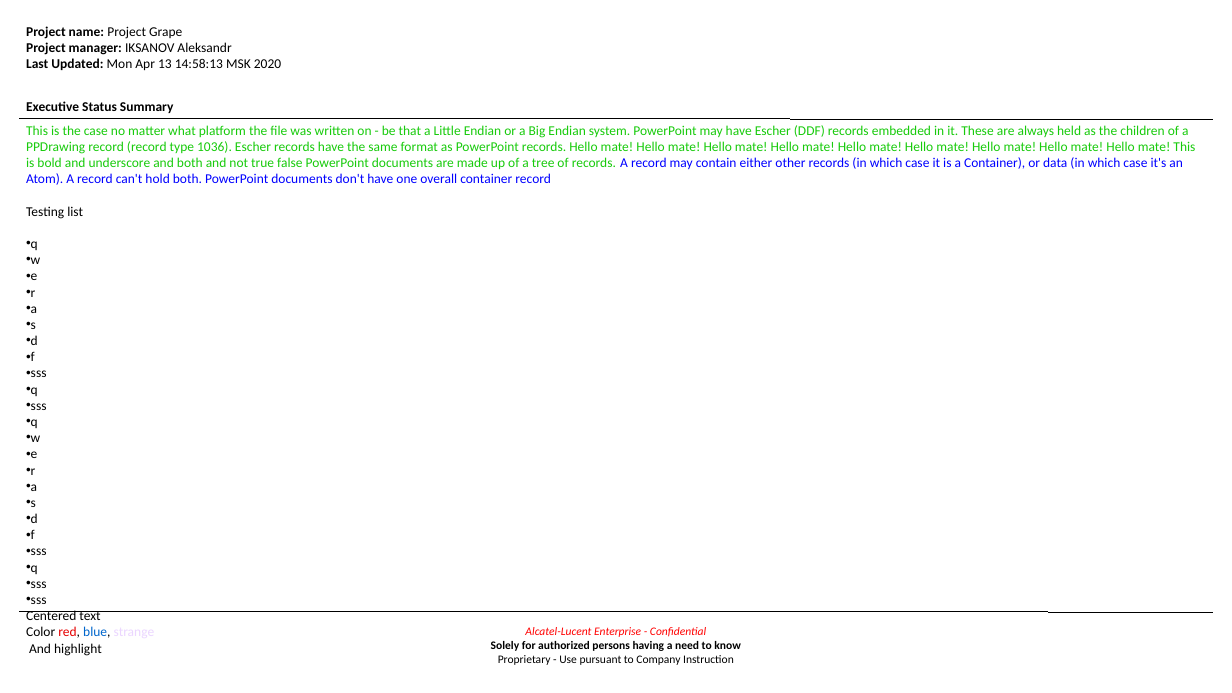
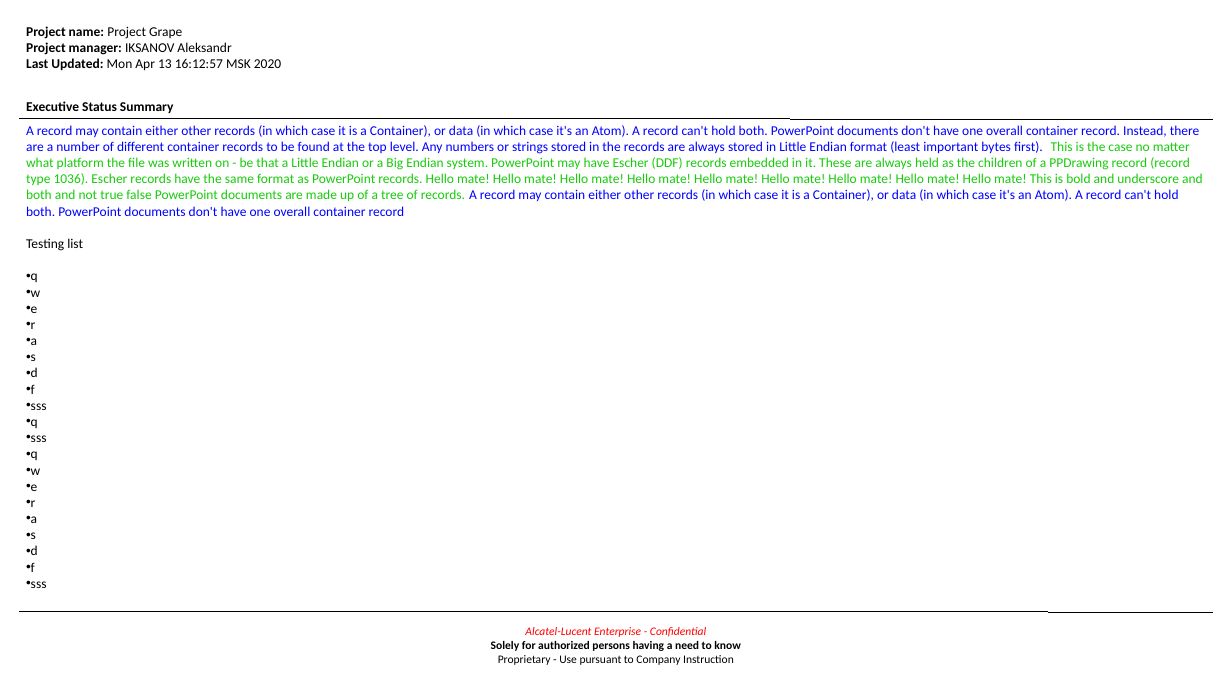
Before and after one commit to TheDiamondDoge/management_board_file_processors, a slide deck: slide 2 of html-to-ppt/TextFormat.pptx. Drawn at 1232x693 pixels with LibreOffice and Linux fonts; fonts in the diff are those of the drawing. Boxes give left, top, right and bottom in pixels: in the first picture for what was removed or moved away, otherwise in the second. Text is boxed around its words. In the diff, an @@ line names an element or a change of style, - is before the commit and + after.

```diff
--- a/html-to-ppt/TextFormat.pptx
+++ b/html-to-ppt/TextFormat.pptx
@@ text at (x1=26, y1=26, x2=281, y2=71): text changed @@
-Project name: Project Grape
-Project manager: IKSANOV Aleksandr
-Last Updated: Mon Apr 13 14:58:13 MSK 2020
+Project name: Project Grape
+Project manager: IKSANOV Aleksandr
+Last Updated: Mon Apr 13 16:12:57 MSK 2020
@@ text at (x1=26, y1=125, x2=1203, y2=216): text changed; text colour #18CB0C to #0000FF @@
-This is the case no matter what platform the file was written on - be that a Little Endian or a Big Endian system. PowerPoint may have Escher (DDF) records embedded in it. These are always held as the children of a PPDrawing record (record type 1036). Escher records have the same format as PowerPoint records. Hello mate! Hello mate! Hello mate! Hello mate! Hello mate! Hello mate! Hello mate! Hello mate! Hello mate! This is bold and underscore and both and not true false PowerPoint documents are made up of a tree of records. A record may contain either other records (in which case it is a Container), or data (in which case it's an Atom). A record can't hold both. PowerPoint documents don't have one overall container record
+A record may contain either other records (in which case it is a Container), or data (in which case it's an Atom). A record can't hold both. PowerPoint documents don't have one overall container record. Instead, there are a number of different container records to be found at the top level. Any numbers or strings stored in the records are always stored in Little Endian format (least important bytes first). This is the case no matter what platform the file was written on - be that a Little Endian or a Big Endian system. PowerPoint may have Escher (DDF) records embedded in it. These are always held as the children of a PPDrawing record (record type 1036). Escher records have the same format as PowerPoint records. Hello mate! Hello mate! Hello mate! Hello mate! Hello mate! Hello mate! Hello mate! Hello mate! Hello mate! This is bold and underscore and both and not true false PowerPoint documents are made up of a tree of records. A record may contain either other records (in which case it is a Container), or data (in which case it's an Atom). A record can't hold both. PowerPoint documents don't have one overall container record
@@ text at (x1=31, y1=565, x2=47, y2=604): paragraphs removed @@
-• q
-• sss
-• sss
-Centered text
-Color red, blue, strange
-And highlight
```
Also in this commit, not shown: 1 other slide changed, 1 slide added, 1 other file.
